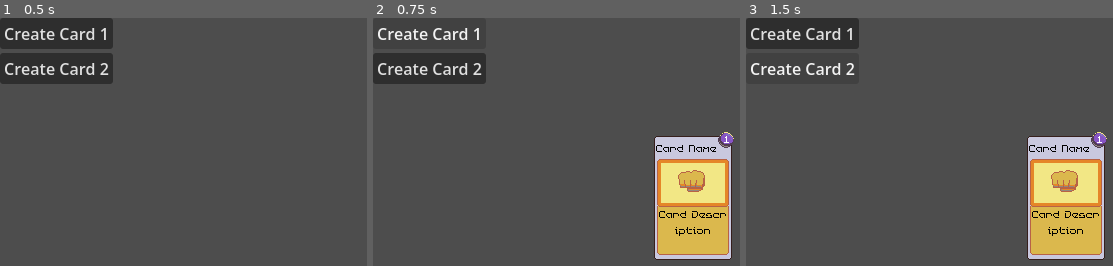
Above: before the commit, frames 1-3 (left to right).
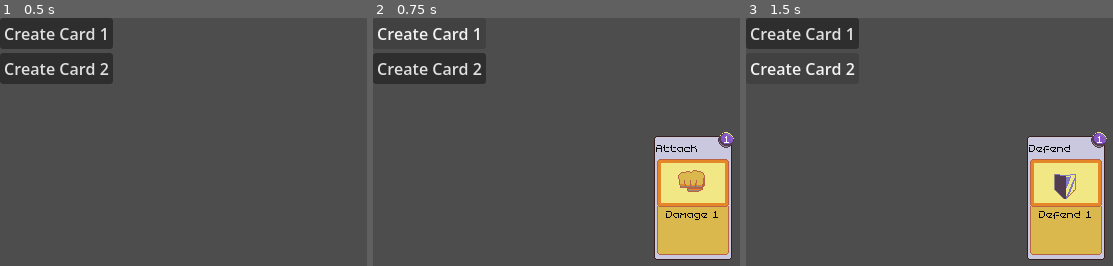
Above: after the commit, the same moments.

Repository: toocolors/deckbuilder-tutorial
Game: Godot game, scene res://scenes/deck_n_hand.tscn
Same seed, same stepped clock (60 frames per second), same inputs: the game is played once before the commit and once after it.
Inputs:
- Up to frame 1 (0.5 s): no input
- Up to frame 2 (0.75 s): click "Create Card 1" at 0.5 s
- Up to frame 3 (1.5 s): click "Create Card 2" at 1.25 s

Frame 1 is identical in both runs. In frame 2, 0.4% of the frame differs, in the area x 77-97%, y 51-88%; in frame 3, 1.0%.
Error before the commit: Invalid access to property or key 'texture' on a base object of type 'Nil'. (res://scripts/card.gd:25)

Commit message:
Create attack and defend cards with buttons

Diff:
--- a/scripts/deck_n_hand.gd
+++ b/scripts/deck_n_hand.gd
@@ -1,6 +1,7 @@
 extends Node2D
 
-@onready var card_scene: PackedScene = preload("res://scenes/card.tscn")
+@onready var attack_card_scene: PackedScene = preload("res://scenes/cards/attack_card.tscn")
+@onready var defend_card_scene: PackedScene = preload("res://scenes/cards/defend_card.tscn")
 
 @onready var spawn_point = $CanvasLayer/Spawn
 
@@ -15,14 +16,10 @@
 
 
 func _on_button_pressed() -> void:
-	var card = card_scene.instantiate()
+	var card = attack_card_scene.instantiate()
 	spawn_point.add_child(card)
-	card.set_values(1, "First Card Description", "Card One")
-	card.visible = true
 
 
 func _on_button_2_pressed() -> void:
-	var card = card_scene.instantiate()
+	var card = defend_card_scene.instantiate()
 	spawn_point.add_child(card)
-	card.set_values(2, "Second Card Description", "Card Two")
-	card.visible = true
